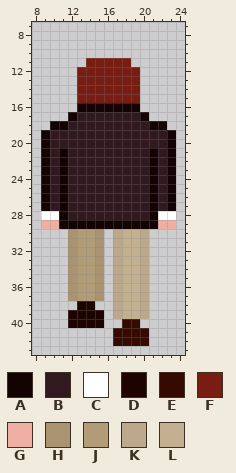
Two versions of one pixel-art sprite, sprites/congresssan/North/frame4.png. Above is the file before it was changed.
The file is 32x48 pixels. Colours within 5 levels of each other are drawn and written as one. Shown: x 8..24, y 7..43.
Palette (. is transparent): A #130303  B #30191f  C #ffffff  D #1e0400  E #350b01  F #781d12  G #f0afa3  H #aa9371  J #b29b77  K #bca98b  L #c3b091
Pixels before, first column x 9:
11 .....FFFFF.....
12 ....FFFFFFF....
13 ....FFFFFFF....
14 ....FFFFFFF....
15 ....FFFFFFF....
16 ....AAAAAAA....
17 ...ABBBBBBBA...
18 .AABBBBBBBBBAA.
19 ABBBBBBBBBBBBBA
20 ABBBBBBBBBBBBBA
21 ABABBBBBBBBBABA
22 ABABBBBBBBBBABA
23 ABABBBBBBBBBABA
24 ABABBBBBBBBBABA
25 ABABBBBBBBBBABA
26 ABABBBBBBBBBABA
27 ABABBBBBBBBBABA
28 CCABBBBBBBBBACC
29 GGAAAAAAAAAAAGG
30 ...HJJH.KLLK...
31 ...HJJH.KLLK...
32 ...HJJH.KLLK...
33 ...HJJH.KLLK...
34 ...HJJH.KLLK...
35 ...HJJH.KLLK...
36 ...HJJH.KLLK...
37 ...HJJH.KLLK...
38 ....DD..KLLK...
39 ...DDDD.KLLK...
40 ...DDDD..EE....
41 ........EEEE...
42 ........EEEE...
After the commit:
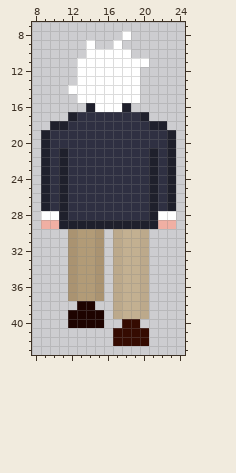
Diff:
colour A: #130303 -> #1f202c
colour B: #30191f -> #2f3042
y 8: x 18 . -> C
y 9: x 14 . -> C; x 17 . -> C
y 10: x 14..18 ..... -> CCCCC
y 11: x 13..20 .FFFFF.. -> CCCCCCCC
y 12..13: x 13..19 FFFFFFF -> CCCCCCC
y 14: x 12..19 .FFFFFFF -> CCCCCCCC
y 15: x 13..19 FFFFFFF -> CCCCCCC
y 16: x 13 A -> .; x 15..17 AAA -> CCC; x 19 A -> .
Boxes around the changes in both pictures, in picture pixels (x1, y1, x2, y2):
changed: (41, 31, 176, 229)
